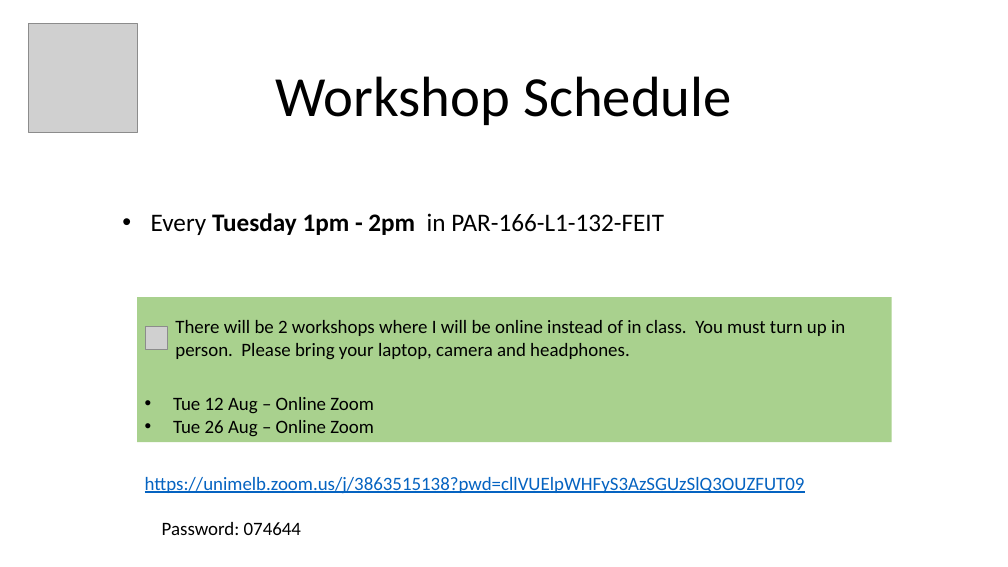
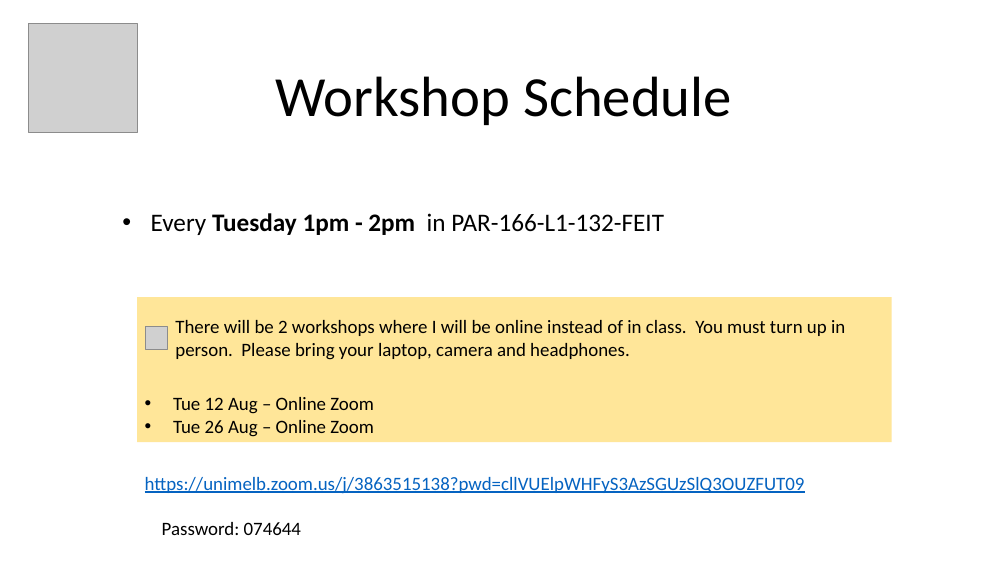
Before and after one commit to paulcalverley/paulcalverley, a slide deck: slide 7 of Week2_2025_VI.pptx. Drawn at 1008x567 pixels with LibreOffice and Linux fonts; fonts in the diff are those of the drawing; grey boxes stand for pictures. Boxes give left, top, right and bottom in pixels: in the first picture for what was removed or moved away, otherwise in the second. Text is boxed around its words. In the diff, an @@ line names an element or a change of style, - is before the commit and + after.

```diff
--- a/Week2_2025_VI.pptx
+++ b/Week2_2025_VI.pptx
@@ rectangle "Tue 12 Aug – Online ..." at box(138, 297, 892, 442): fill #A9D18E to #FFE699 @@
```
Also in this commit, not shown: 4 other slides changed, 1 other file.
